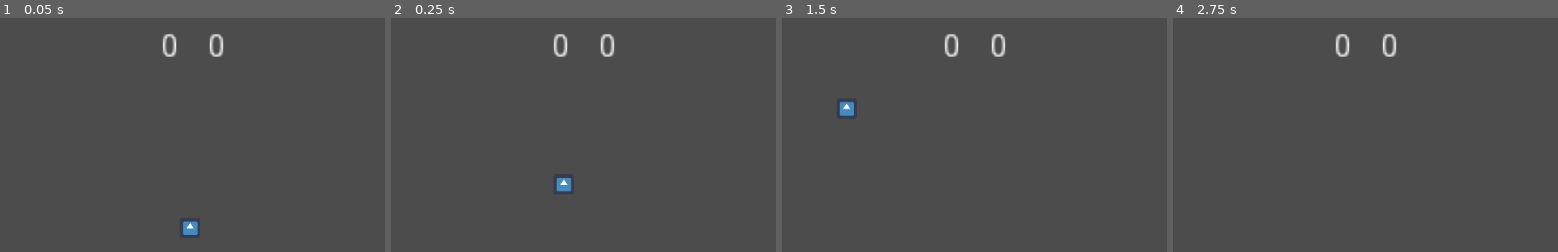
Above: before the commit, frames 1-4 (left to right).
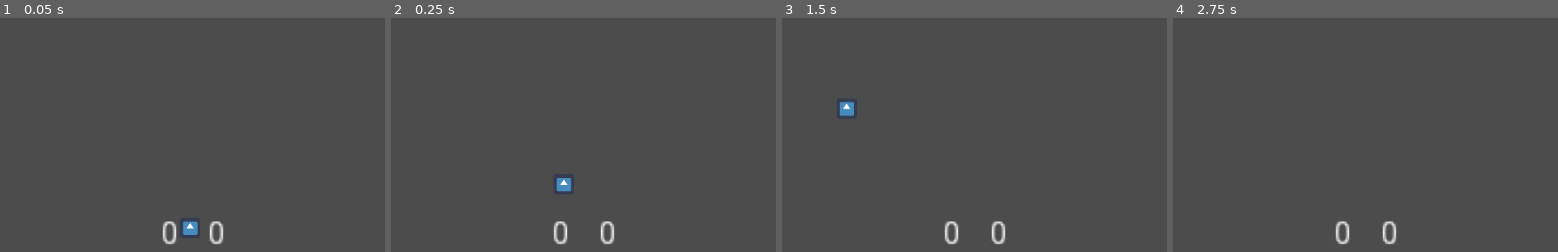
Above: after the commit, the same moments.

Repository: paomwattana/godot-pong
Game: Godot game, scene res://Game.tscn
Same seed, same stepped clock (60 frames per second), same inputs: the game is played once before the commit and once after it. The engine's default icon, where the game draws it, is replaced by a stand-in: a white triangle on a blue panel in a dark square.
Inputs:
- Up to frame 1 (0.05 s): no input
- Up to frame 2 (0.25 s): no input
- Up to frame 3 (1.5 s): hold Up (ui_up) 0.53-1.28 s; hold Down (ui_down) from 1.28 s (still down)
- Up to frame 4 (2.75 s): release Down (ui_down) at 2.03 s; hold Up (ui_up) from 2.03 s (still down)
The pictures show only the part of the screen within x 27-77%, y 4-54%; the shares and areas given below are measured in that part.

The runs differ from the first frame. In frame 1, 1.0% of the frame differs, in the area x 42-59%, y 6-97%; in frame 2, 1.0%; in frame 3, 1.0%; in frame 4, 1.0%.

Commit message:
balancing stuff and accidentally changed these

Diff:
--- a/Ball.gd
+++ b/Ball.gd
@@ -14,9 +14,9 @@
 	linear_velocity *= MAX_SPEED
 
 
-func _on_GoalLeft_body_entered(body):
+func _on_GoalLeft_body_entered(_body):
 	queue_free()
 
 
-func _on_GoalRight_body_entered(body):
+func _on_GoalRight_body_entered(_body):
 	queue_free()
--- a/Game.gd
+++ b/Game.gd
@@ -4,7 +4,7 @@
 
 onready var scorePlayer = 0
 onready var scoreAI = 0
-export var WINNING_SCORE = 55
+export var WINNING_SCORE = 2
 
 func _ready():
 	spawnBall()
@@ -20,24 +20,21 @@
 
 	self.add_child(ball)
 
+func gameOver():
+	pass
 
 func checkGameOver():
-	if (WINNING_SCORE <= scorePlayer):
-		# win
-		print("win")
-		pass
-	if (WINNING_SCORE <= scoreAI):
-		# lose
-		print("lose")
-		pass
-	spawnBall()
+	if (WINNING_SCORE <= scorePlayer || WINNING_SCORE <= scoreAI):
+		gameOver()
 
-func _on_GoalLeft_body_entered(body):
+func _on_GoalLeft_body_entered(_body):
 	scoreAI += 1
 	$Scores/AIScore.text = str(scoreAI)
 	checkGameOver()
+	spawnBall()
 
-func _on_GoalRight_body_entered(body):
+func _on_GoalRight_body_entered(_body):
 	scorePlayer += 1
 	$Scores/PlayerScore.text = str(scorePlayer)
 	checkGameOver()
+	spawnBall()
--- a/Game.tscn
+++ b/Game.tscn
@@ -45,24 +45,25 @@
 
 [node name="Scores" type="HSplitContainer" parent="."]
 margin_left = 470.0
+margin_top = 240.0
 margin_right = 550.0
-margin_bottom = 40.0
+margin_bottom = 280.0
 rect_scale = Vector2( 3, 3 )
 __meta__ = {
 "_edit_group_": true
 }
 
 [node name="PlayerScore" type="Label" parent="Scores"]
-margin_top = 13.0
+margin_top = 12.0
 margin_right = 8.0
-margin_bottom = 27.0
+margin_bottom = 26.0
 text = "0"
 
 [node name="AIScore" type="Label" parent="Scores"]
 margin_left = 20.0
-margin_top = 13.0
+margin_top = 12.0
 margin_right = 80.0
-margin_bottom = 27.0
+margin_bottom = 26.0
 text = "0"
 
 [connection signal="body_entered" from="GoalLeft" to="." method="_on_GoalLeft_body_entered"]
